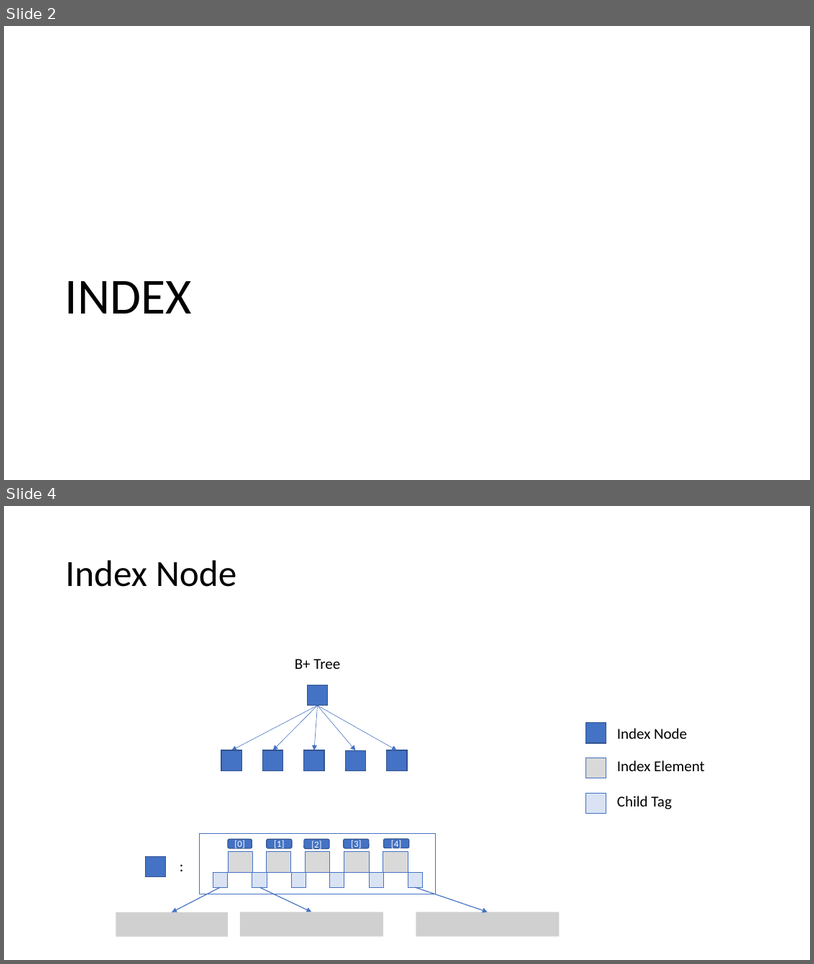
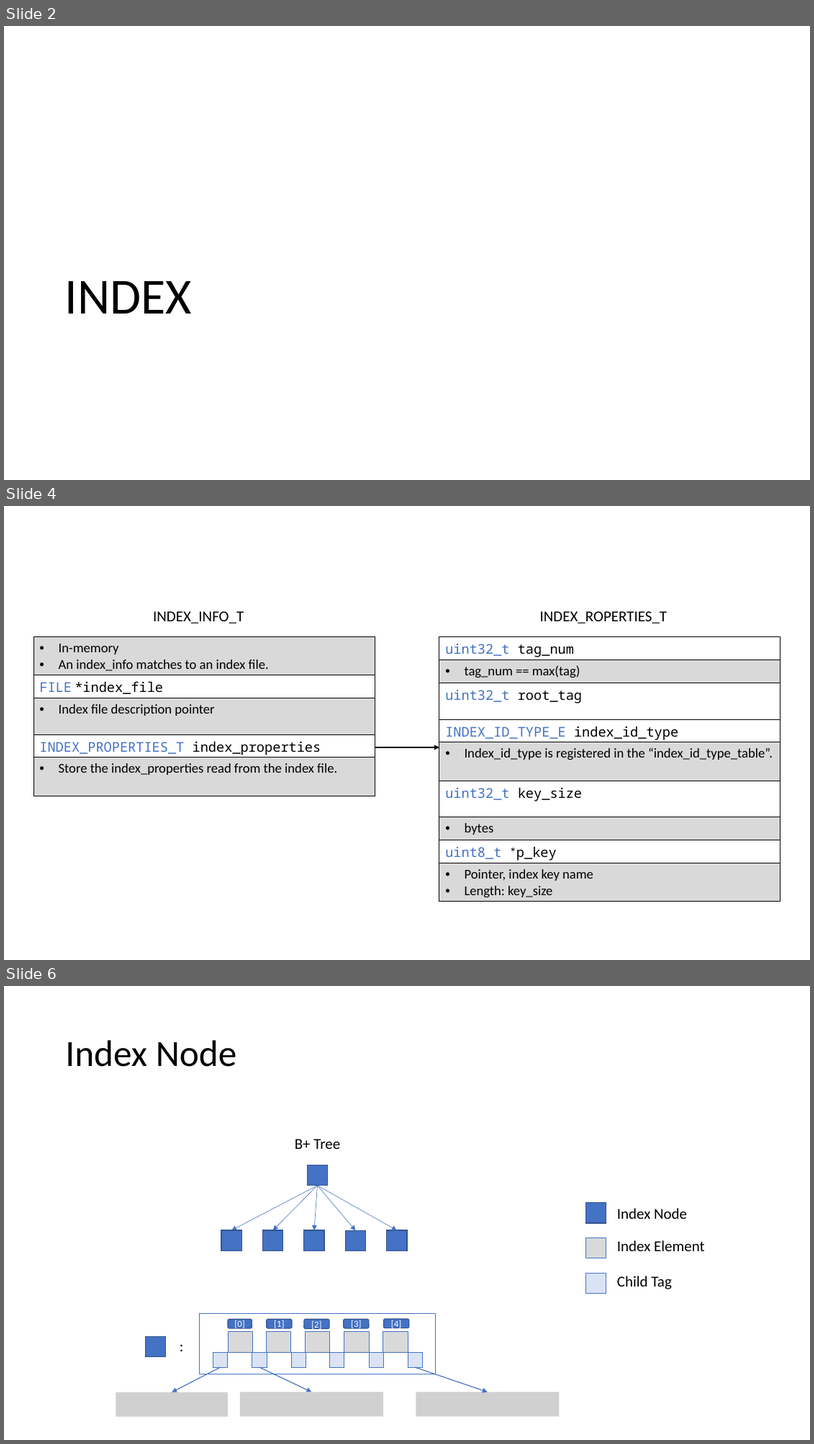
Before and after one commit to az801590/FacileDB, a slide deck: FacileDB.pptx. Shown one above the other, each under a label of ours: slides 2 and 4 before the commit, slides 2, 4 and 6 after it; the slides between them are not shown. The pictures are 814x964 and 814x1444 pixels, drawn with LibreOffice and Linux fonts; fonts in the diff are those of the drawing; grey boxes stand for pictures. Boxes give left, top, right and bottom in pixels: in the first picture for what was removed or moved away, otherwise in the second. Text is boxed around its words. In the diff, an @@ line names an element or a change of style, - is before the commit and + after.

Commit message:
new api for query index key exists

```diff
--- a/FacileDB.pptx
+++ b/FacileDB.pptx
@@ slide 4 added at <box>4,506,810,960</box>, background #FFFFFF @@
@@ text added at <box>153,611,244,623</box>, 18 pt, text #000000 @@
+INDEX_INFO_T
@@ text added at <box>540,611,668,623</box>, 18 pt, text #000000 @@
+INDEX_ROPERTIES_T
@@ table added at <box>34,636,375,795</box>, 5 rows, 1 columns @@
+In-memory / An index_info matches to an index file.
+FILE *index_file
+Index file description pointer
+INDEX_PROPERTIES_T index_properties
+Store the index_properties read from the index file.
@@ table added at <box>440,636,781,901</box>, 9 rows, 1 columns @@
+uint32_t tag_num
+tag_num == max(tag)
+uint32_t root_tag
+INDEX_ID_TYPE_E index_id_type
+Index_id_type is registered in the “index_id_type_table”.
+uint32_t key_size
+bytes
+uint8_t *p_key
+Pointer, index key name / Length: key_size
@@ arrow added from (375, 747) to (440, 747), #000000 1 pt @@
@@ what was slide 4 is now slide 6 @@
```
Also in this commit, not shown: 1 slide changed, 6 other slides added, 3 other files.
